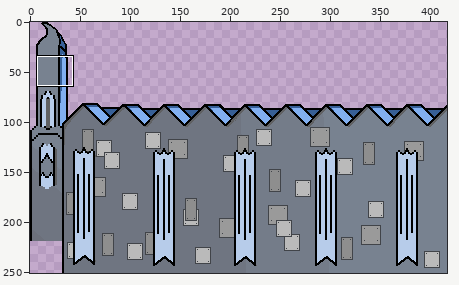
Sprite sheet: Sprites/EnvironmentReal/Dumpyard/complex_outside.png. Above: a wide view before the commit, with the close-up outlined.
Close-up. Before:
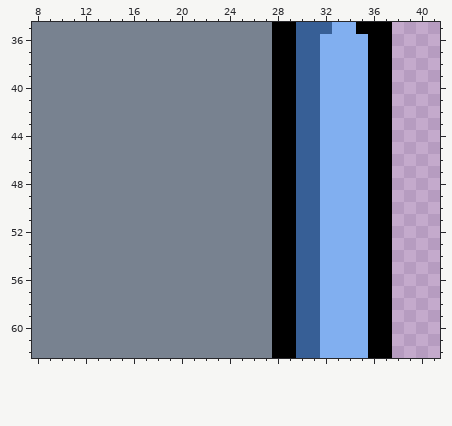
The file is 417x251 pixels. Colours within 5 levels of each other are drawn and written as one. Shown: x 8..41, y 35..62. The commit also changed other parts of the picture, which this record leaves out.
The same view after the edit:
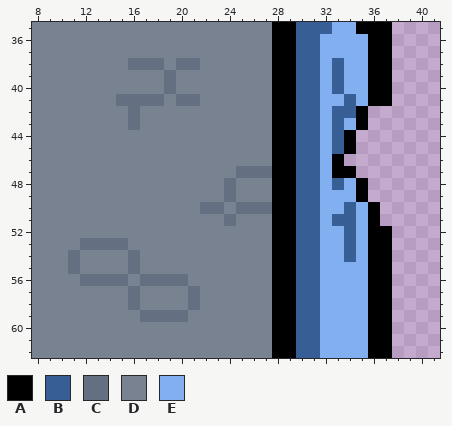
Palette (. is transparent): A #000000  B #375f96  C #647082  D #788290  E #81aff0
What changed:
Colour A replaces colour E in rows 42 to 43 at x 35; in rows 44 to 45 at x 34; in row 46 at x 33; in row 47 at x 33 to 34; in rows 48 to 49 at x 35.
Colour B replaces colour E in rows 38 to 40 at x 33; in row 41 at x 34; in row 42 at x 33 to 34; in rows 43 to 45 at x 33; in row 48 at x 33; in row 50 at x 34.
Colour B replaces colour E in row 51 at x 33 to 34; in rows 52 to 54 at x 34.
Colour C replaces colour D in row 38 at x 16 to 18 and 20 to 21; in rows 39 to 40 at x 19; in row 41 at x 15 to 18 and 20 to 21; in rows 42 to 43 at x 16; in row 47 at x 25 to 27; in rows 48 to 49 at x 24.
Colour C replaces colour D in row 50 at x 22 to 23 and 25 to 27; in row 51 at x 24; in row 53 at x 12 to 15; in rows 54 to 55 at x 11 and 16; in row 56 at x 12 to 15 and 17 to 20; in rows 57 to 58 at x 16 and 21.
Colour C replaces colour D in row 59 at x 17 to 20.
Colour A is gone in rows 42 to 49 at x 36 to 37; in rows 50 to 51 at x 37.
Colour E is gone in rows 44 to 45 at x 35; in row 46 at x 34 to 35; in row 47 at x 35.
